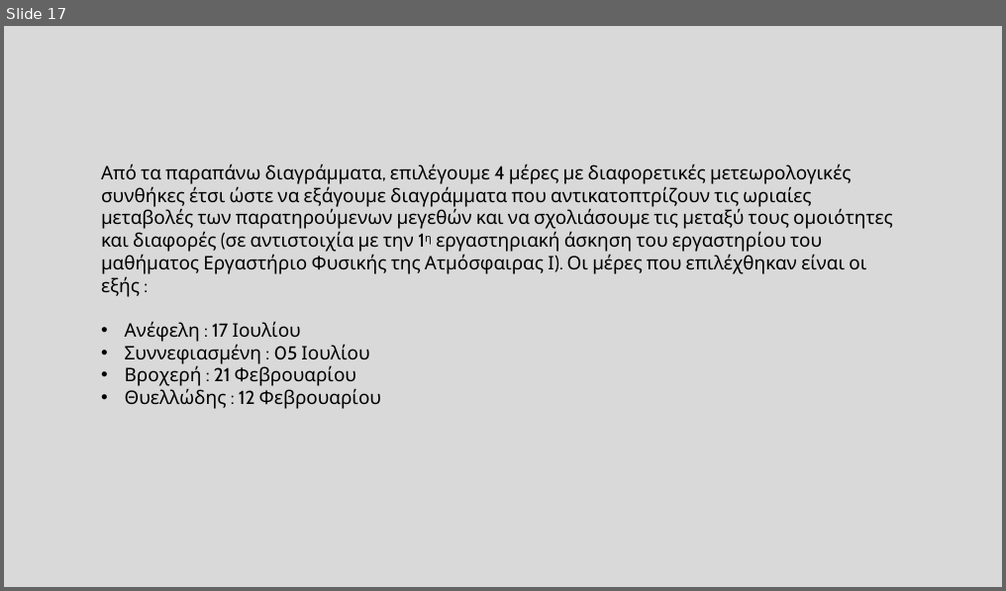
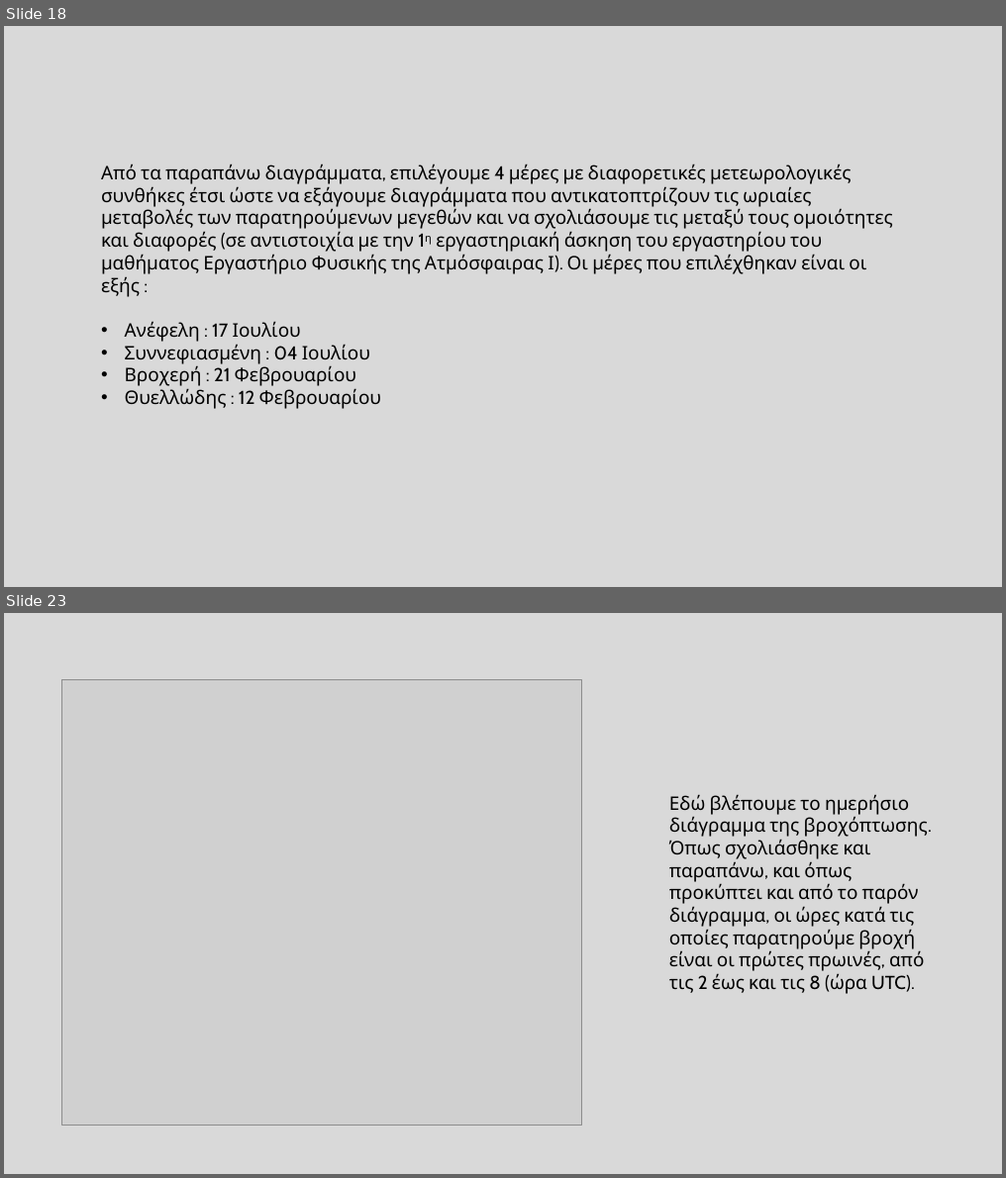
Before and after one commit to nadezsha/MSc---Applied-Meteorology-and-Environmental-Physics, a slide deck: Synoptic and Dynamic Meteorology/training_task/01ΜeteorologicalObservationsOnTheGround.pptx. Shown one above the other, each under a label of ours: slide 17 before the commit, slides 18 and 23 after it; the slides between them are not shown. The pictures are 1006x591 and 1006x1178 pixels, drawn with LibreOffice and Linux fonts; fonts in the diff are those of the drawing; grey boxes stand for pictures. Boxes give left, top, right and bottom in pixels: in the first picture for what was removed or moved away, otherwise in the second. Text is boxed around its words. In the diff, an @@ line names an element or a change of style, - is before the commit and + after.

```diff
--- a/Synoptic and Dynamic Meteorology/training_task/01ΜeteorologicalObservationsOnTheGround.pptx
+++ b/Synoptic and Dynamic Meteorology/training_task/01ΜeteorologicalObservationsOnTheGround.pptx
@@ slide 23 added at [4, 613, 1002, 1174], background #D9D9D9 @@
@@ picture added at [61, 679, 582, 1125] @@
@@ text added at [669, 794, 928, 994], 18 pt, text #000000 @@
+Εδώ βλέπουμε το ημερήσιο διάγραμμα της βροχόπτωσης. Όπως σχολιάσθηκε και παραπάνω, και όπως προκύπτει και από το παρόν διάγραμμα, οι ώρες κατά τις οποίες παρατηρούμε βροχή είναι οι πρώτες πρωινές, από τις 2 έως και τις 8 (ώρα UTC).
@@ what was slide 17 is now slide 18 @@
@@ slide 18 changed as well @@
@@ text at [125, 344, 370, 365]: text changed @@
-• Συννεφιασμένη : 05 Ιουλίου
+• Συννεφιασμένη : 04 Ιουλίου
```
Also in this commit, not shown: 18 other slides changed, 4 other slides added.
